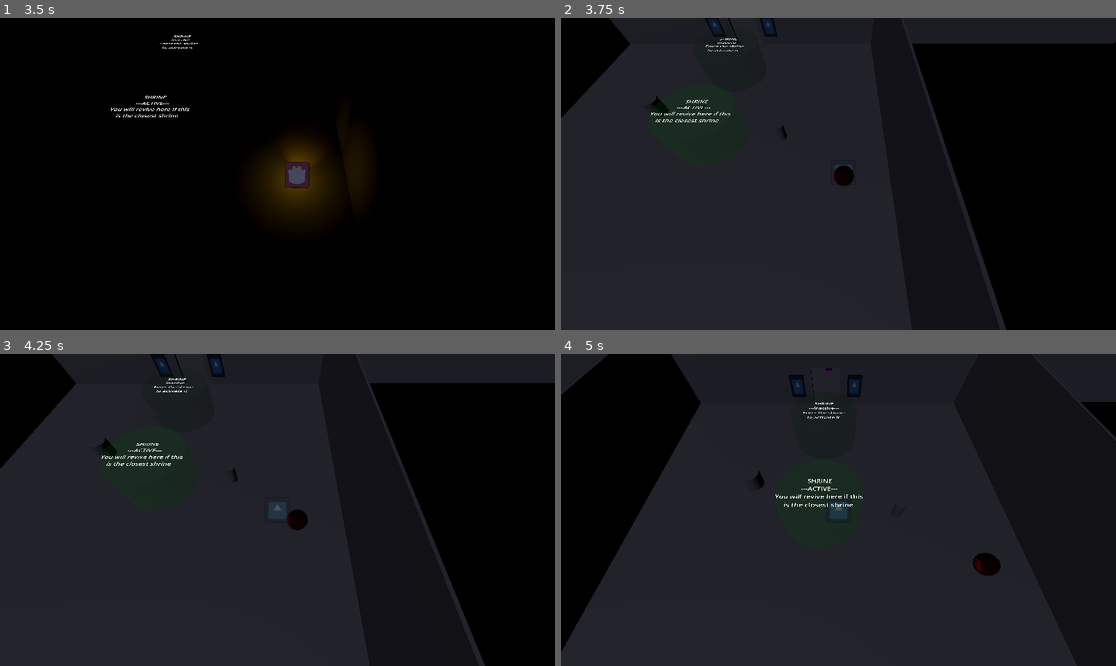
Above: before the commit, frames 1-4 (two rows, left to right).
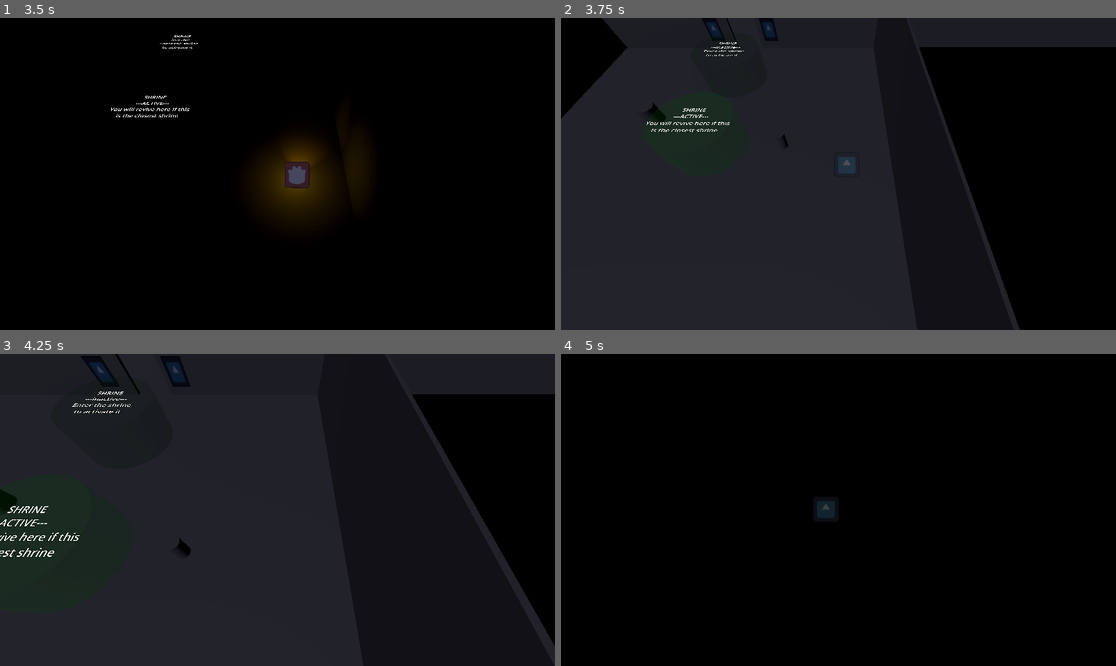
Above: after the commit, the same moments.

Repository: Rusty-Rat-Studios/dead-living-and-dying
Game: Godot game, scene res://game.tscn
The game is run twice, just before and just after one commit, with the same random seed, the same clock (stepped at 60 frames per second) and the same inputs. The engine's default icon, where the game draws it, is replaced by a stand-in: a white triangle on a blue panel in a dark square.
Inputs (mouse positions are in pixels of both pictures, inside the frame that each line leads up to):
- Up to frame 1 (3.5 s): click "START" at 0.5 s; tap Enter at 1.25 s; move the mouse to (399, 158) at 1.27 s; hold Right (ui_right) 1.28-2.03 s; tap E (interact) at 1.35, 2.85 s; tap Keypad Enter (ui_accept) at 1.52, 2.27 s; move the mouse to (166, 189) at 2.02 s; hold Down (ui_down) 2.03-2.78 s; tap Tab at 2.1 s; move the mouse to (333, 105) at 2.77 s; hold Right (ui_right) from 2.78 s (still down)
- Up to frame 2 (3.75 s): move the mouse to (810, 236) at 3.52 s; release Right (ui_right) at 3.53 s; hold Up (ui_up) from 3.53 s (still down); tap Tab at 3.6 s
- Up to frame 3 (4.25 s): keep holding Up (ui_up); tap Keypad Enter (ui_accept) at 3.77 s
- Up to frame 4 (5 s): move the mouse to (1005, 556) at 4.27 s; release Up (ui_up) at 4.28 s; hold Left (ui_left) from 4.28 s (still down); tap E (interact) at 4.35 s; tap Keypad Enter (ui_accept) at 4.52 s

Frame 1 is identical in both runs. In frame 2, 2.4% of the frame differs, in the area x 0-100%, y 0-100%; in frame 3, 7.3%; in frame 4, 68%.
Error after the commit: Invalid assignment of property or key 'global_position' with value of type 'Vector3' on a base object of type 'null instance'. (res://player/state_dead.gd:52)

Commit message:
Rename corpse container node

Diff:
--- a/player/player.tscn
+++ b/player/player.tscn
@@ -82,6 +82,6 @@
 
 [node name="Inventory" type="Node" parent="."]
 
-[node name="CorpsePosition" type="Node" parent="."]
+[node name="CorpseContainer" type="Node" parent="."]
 
-[node name="Corpse" parent="CorpsePosition" instance=ExtResource("8_865w7")]
+[node name="Corpse" parent="CorpseContainer" instance=ExtResource("8_865w7")]
